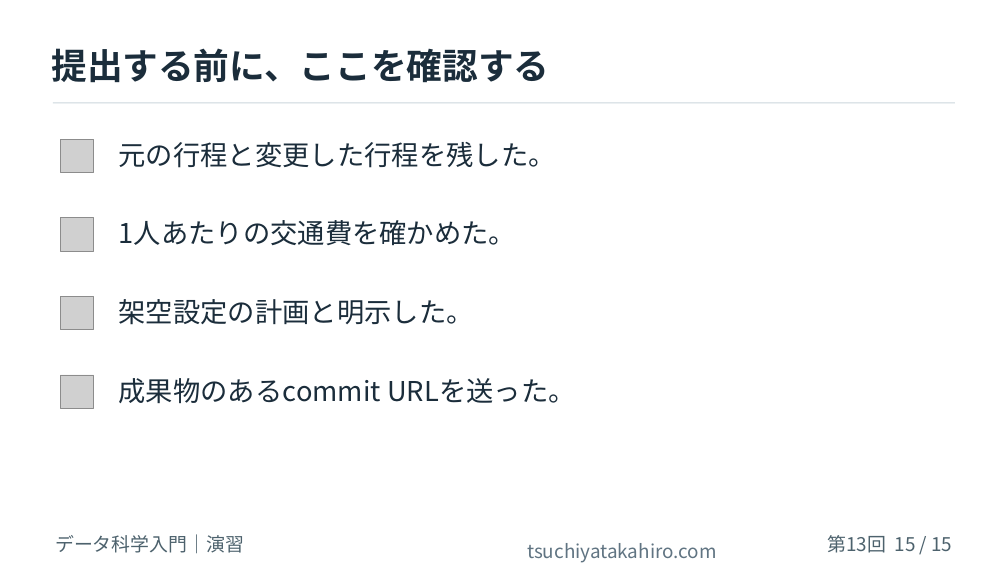
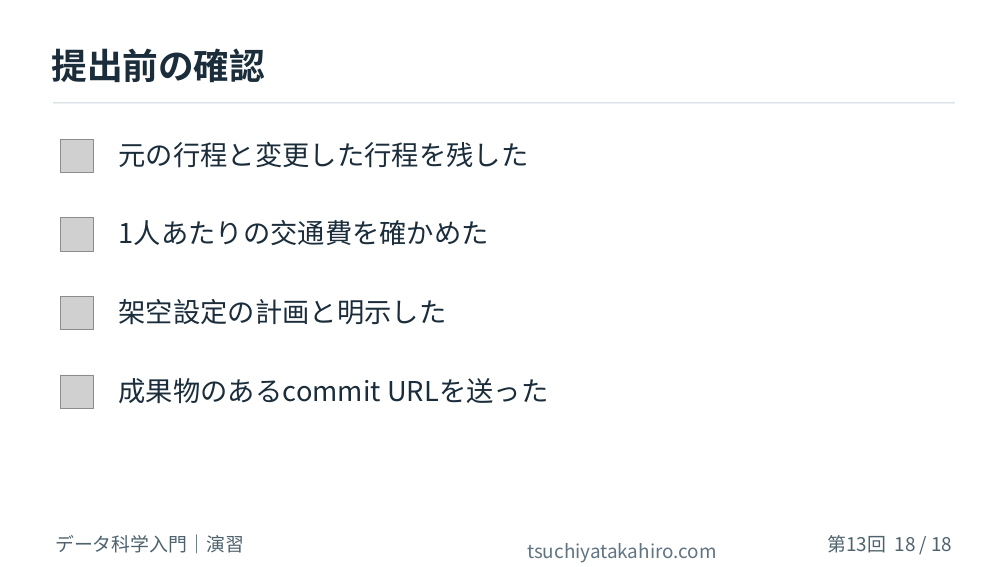
Before and after one commit to tsuchiyatakahirolab/ai-data-literacy, a slide deck: slide 18 of slides/Week13_Plan_and_Check.pptx (slide 15 before the commit). Drawn at 1008x567 pixels with LibreOffice and Linux fonts; fonts in the diff are those of the drawing; grey boxes stand for pictures; background and template pictures are left out. Boxes give left, top, right and bottom in pixels: in the first picture for what was removed or moved away, otherwise in the second. Text is boxed around its words. In the diff, an @@ line names an element or a change of style, - is before the commit and + after.

```diff
--- a/slides/Week13_Plan_and_Check.pptx
+++ b/slides/Week13_Plan_and_Check.pptx
@@ text at [51,48,265,83]: text changed @@
-提出する前に、ここを確認する
+提出前の確認
@@ text at [119,142,529,168]: text changed @@
-元の行程と変更した行程を残した。
+元の行程と変更した行程を残した
@@ text at [119,220,489,245]: text changed @@
-1人あたりの交通費を確かめた。
+1人あたりの交通費を確かめた
@@ text at [119,299,447,325]: text changed @@
-架空設定の計画と明示した。
+架空設定の計画と明示した
@@ text at [119,378,548,403]: text changed @@
-成果物のあるcommit URLを送った。
+成果物のあるcommit URLを送った
@@ text at [827,535,953,553]: text changed @@
-第13回 15 / 15
+第13回 18 / 18
```
Also in this commit, not shown: 13 other slides changed, 4 slides added, 1 slide removed, 37 other files.
